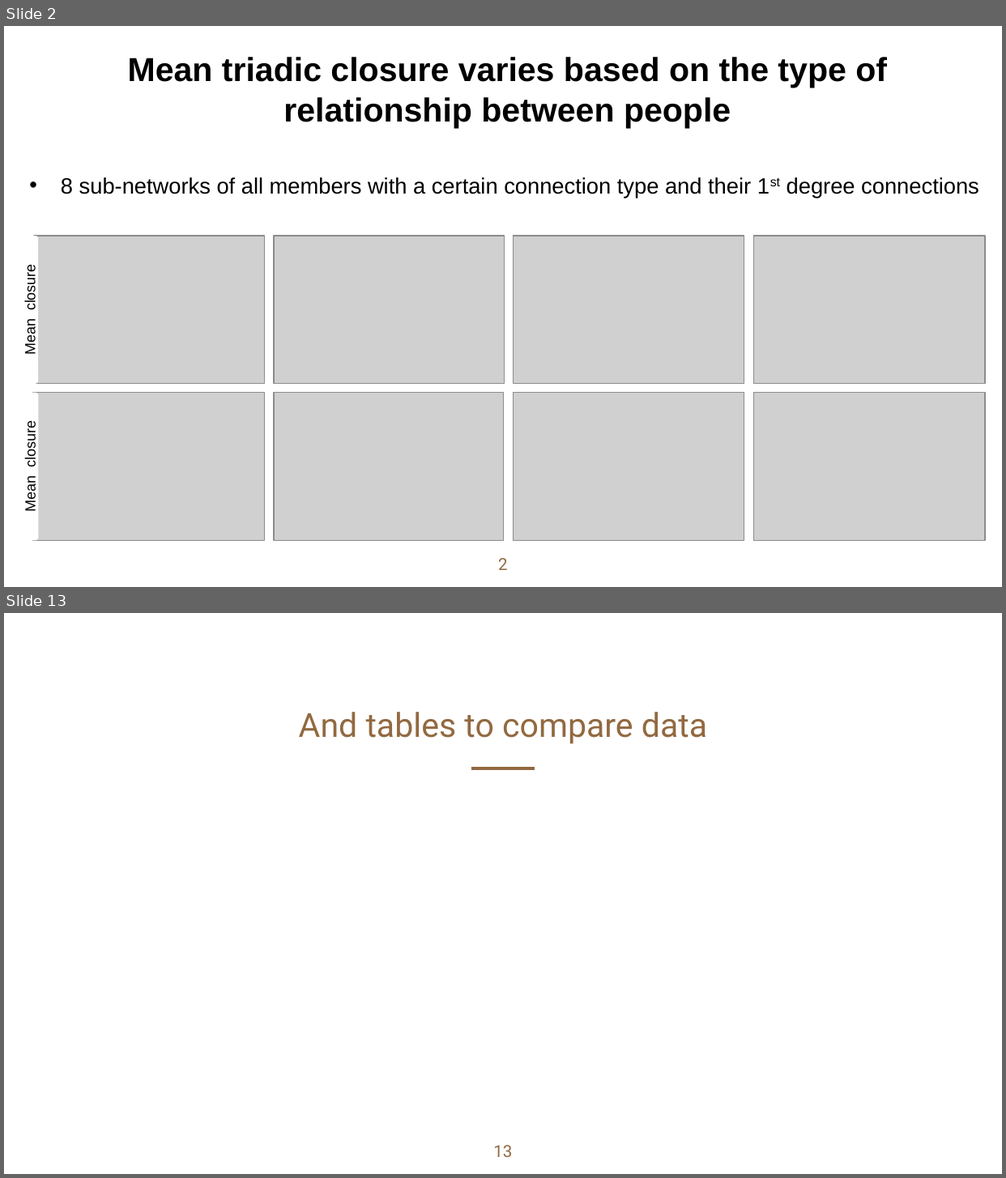
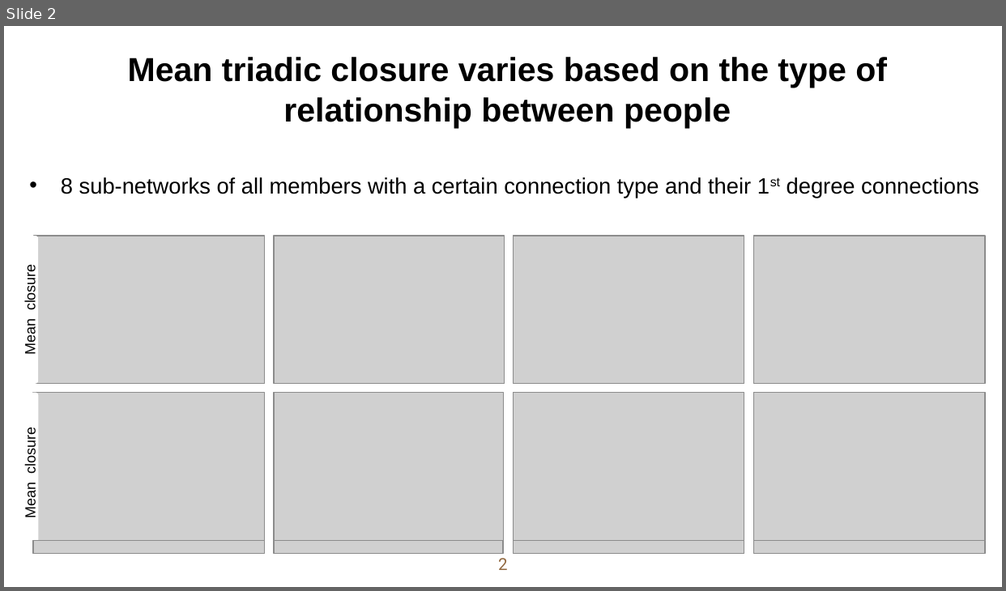
Before and after one commit to alex-luwenhui/MSBA-Team6-BaconProject, a slide deck: Mira slides.pptx. Shown one above the other, each under a label of ours: slides 2 and 13 before the commit, slide 2 after it; the slides between them are not shown. The pictures are 1006x1178 and 1006x591 pixels, drawn with LibreOffice and Linux fonts; fonts in the diff are those of the drawing; grey boxes stand for pictures; background and template pictures are left out. Boxes give left, top, right and bottom in pixels: in the first picture for what was removed or moved away, otherwise in the second. Text is boxed around its words. In the diff, an @@ line names an element or a change of style, - is before the commit and + after.

```diff
--- a/Mira slides.pptx
+++ b/Mira slides.pptx
@@ slide 13 removed at (4,613,1002,1174), background picture (left out) @@
@@ title removed at (299,712,707,744) @@
-And tables to compare data
@@ line removed from (471, 769) to (535, 769) @@
@@ page number removed at (493,1145,512,1157) @@
-13
@@ slide 2 changed as well @@
@@ rounded rectangle "Mean closure": place and size @@
-rounded rectangle "Mean closure" at (21,392,38,540)
+rounded rectangle "Mean closure" at (21,392,38,552)
@@ picture added at (33,541,265,554) @@
@@ picture added at (274,541,503,554) @@
@@ picture added at (513,541,744,554) @@
@@ picture added at (753,541,985,554) @@
```
Also in this commit, not shown: 1 other slide changed, 2 slides added, 25 other slides removed, 5 other files.
